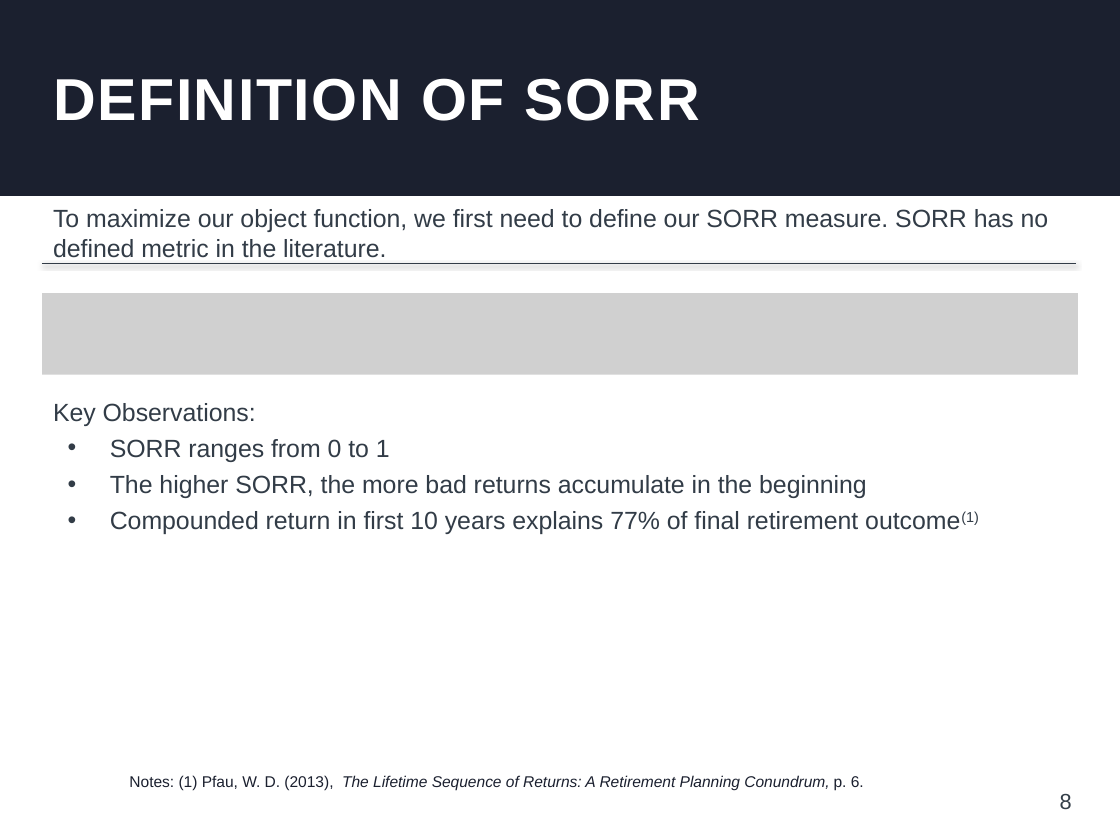
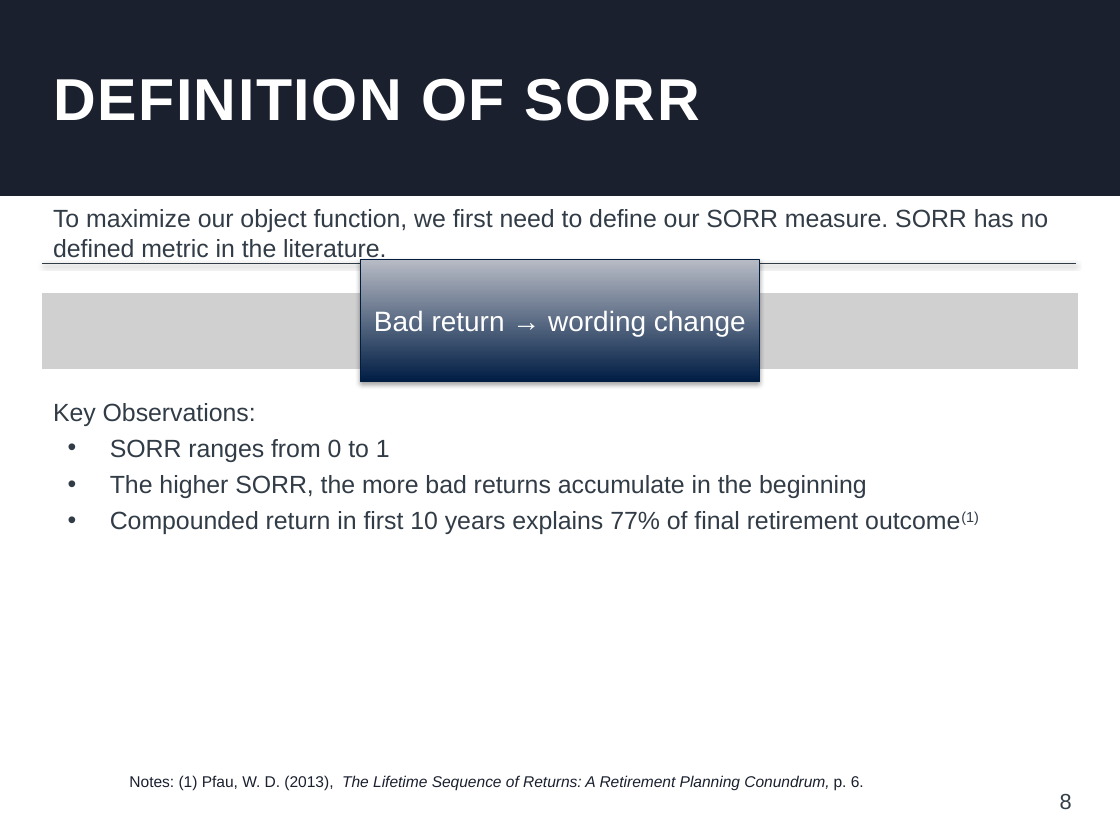
Before and after one commit to hermannviktor/15.451-Proseminar-IM, a slide deck: slide 8 of PPT_Presentation_v3.pptx. Drawn at 1120x840 pixels with LibreOffice and Linux fonts; fonts in the diff are those of the drawing; grey boxes stand for pictures; background and template pictures are left out. Boxes give left, top, right and bottom in pixels: in the first picture for what was removed or moved away, otherwise in the second. Text is boxed around its words. In the diff, an @@ line names an element or a change of style, - is before the commit and + after.

```diff
--- a/PPT_Presentation_v3.pptx
+++ b/PPT_Presentation_v3.pptx
@@ rectangle added at [361,260,759,382], fill gradient #001D45 to #B8BAC5, outline #021D41 0.75 pt, 18 pt, text #FFFFFF @@
+Bad return → wording change
@@ picture: place and size @@
-picture at [43,293,1079,375]
+picture at [43,293,1079,370]
```
Also in this commit, not shown: 1 other slide changed, 1 other file.
